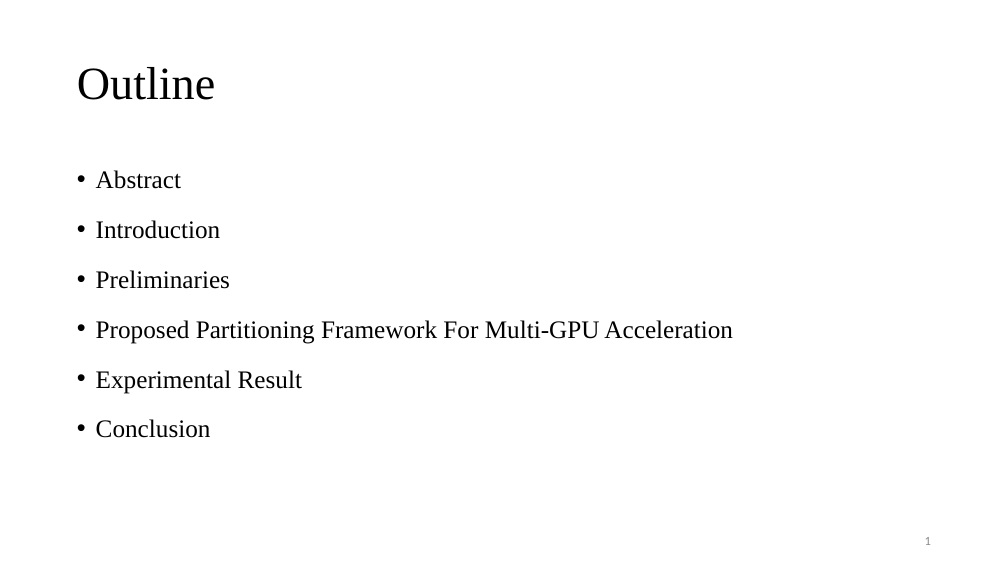
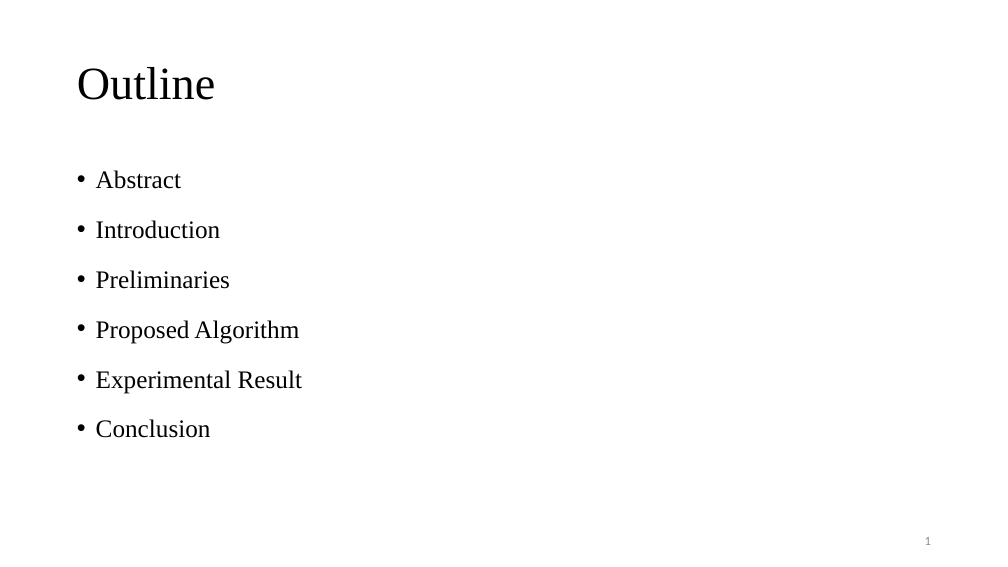
Before and after one commit to Pacific-Feng-Studuies/Studied-Papers, a slide deck: slide 2 of GM/Placement/PUFFER A Routability-Driven Placement Framework via Cell Padding/PUFFER A Routability-Driven Placement Framework via Cell Padding.pptx. Drawn at 1008x567 pixels with LibreOffice and Linux fonts; fonts in the diff are those of the drawing. Boxes give left, top, right and bottom in pixels: in the first picture for what was removed or moved away, otherwise in the second. Text is boxed around its words. In the diff, an @@ line names an element or a change of style, - is before the commit and + after.

```diff
--- a/GM/Placement/PUFFER A Routability-Driven Placement Framework via Cell Padding/PUFFER A Routability-Driven Placement Framework via Cell Padding.pptx
+++ b/GM/Placement/PUFFER A Routability-Driven Placement Framework via Cell Padding/PUFFER A Routability-Driven Placement Framework via Cell Padding.pptx
@@ text at (96,320,299,344): text changed @@
-• Proposed Partitioning Framework For Multi-GPU Acceleration
+• Proposed Algorithm
```
Also in this commit, not shown: 3 slides added, 1 other file.
